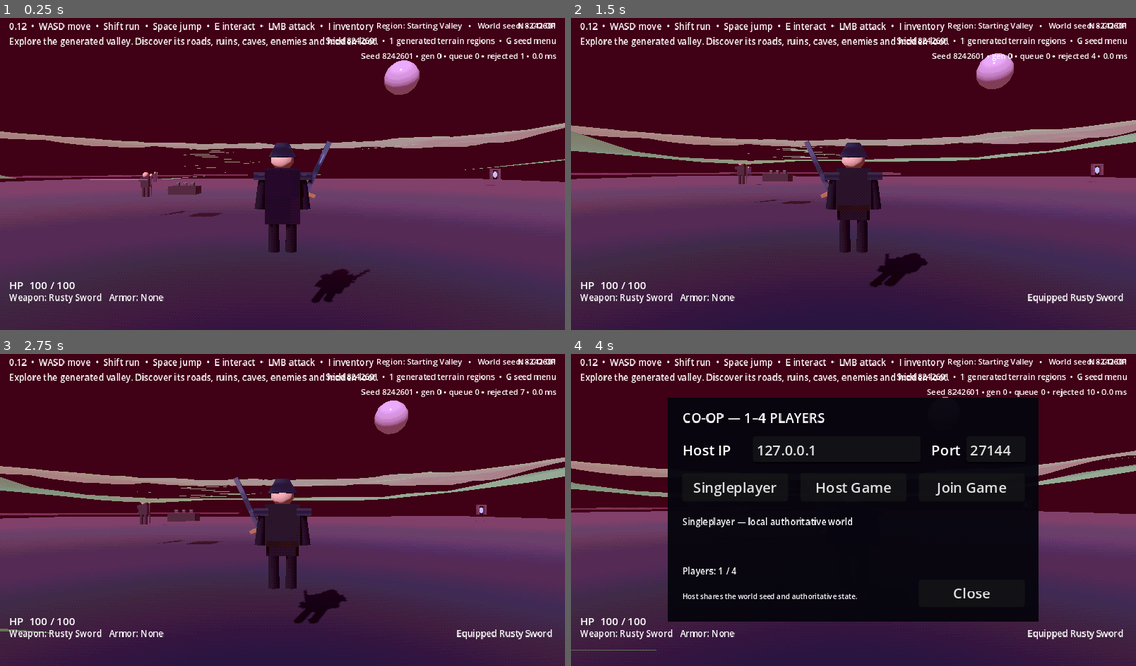
Above: before the commit, frames 1-4 (two rows, left to right).
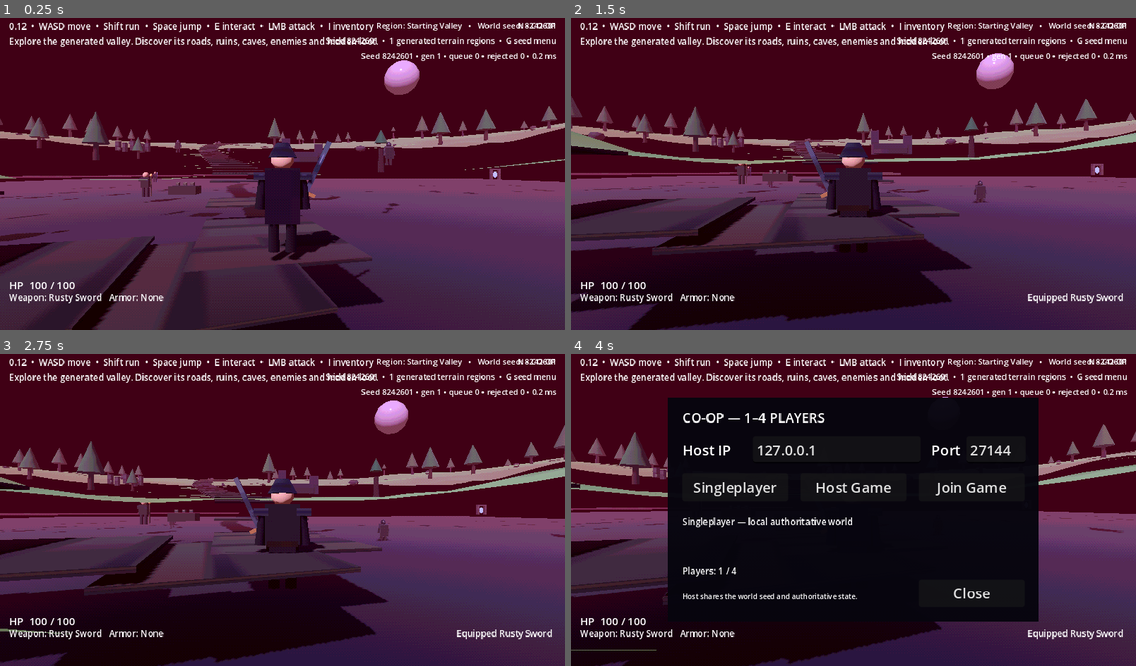
Above: after the commit, the same moments.

Repository: jasonjllind-cpu/aispel
Game: Godot game, scene res://main.tscn
Same seed, same stepped clock (60 frames per second), same inputs: the game is played once before the commit and once after it.
Inputs (mouse positions are in pixels of both pictures, inside the frame that each line leads up to):
- Up to frame 1 (0.25 s): no input
- Up to frame 2 (1.5 s): tap Enter at 0.5 s; move the mouse to (881, 170) at 0.52 s; press the mouse at (881, 170) at 0.53 s; hold W (move_forward) from 0.53 s (still down); tap Space (jump) at 0.77 s; move the mouse to (825, 174) at 1.27 s; release the mouse at (825, 174) at 1.28 s; tap R (equip_next) at 1.35 s
- Up to frame 3 (2.75 s): keep holding W (move_forward); tap Space (jump) at 1.52, 2 s; move the mouse to (293, 500) at 2.02 s; hold E (interact) from 2.03 s (still down)
- Up to frame 4 (4 s): keep holding W (move_forward); move the mouse to (847, 513) at 2.77 s; release E (interact) at 2.78 s; tap Shift (sprint) at 2.85 s; tap Space (jump) at 3.02, 3.77 s; move the mouse to (893, 510) at 3.52 s; tap N at 3.6 s

The runs differ from the first frame. In frame 1, 6.1% of the frame differs, in the area x 0-99%, y 11-100%; in frame 2, 19%; in frame 3, 19%, in the area x 0-100%, y 11-100%; in frame 4, 11%.

Commit message:
Bump generated data contract to v3

Diff:
--- a/scripts/world/procedural_exploration_system.gd
+++ b/scripts/world/procedural_exploration_system.gd
@@ -14,7 +14,7 @@
 const REGION_SCAN_INTERVAL: float = 0.40
 const DISCOVERY_SCAN_INTERVAL: float = 0.20
 const JOB_BUDGET_MSEC: float = 4.0
-const GENERATION_FORMAT_VERSION: int = 2
+const GENERATION_FORMAT_VERSION: int = 3
 const DEFAULT_WORLD_SEED: int = 8242601
 
 var world: Node3D
